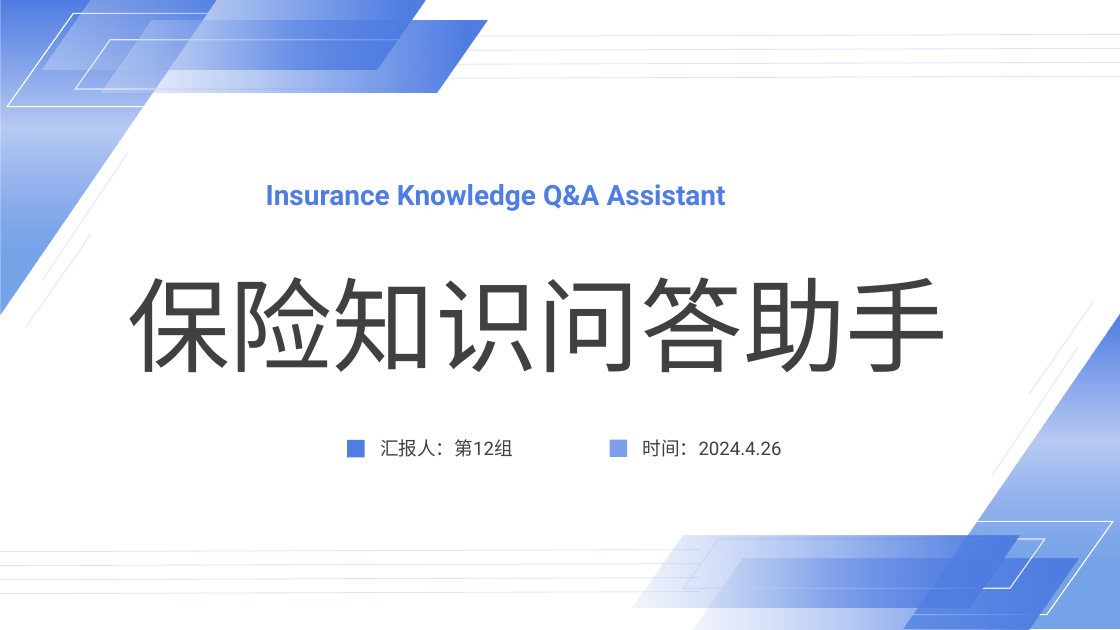
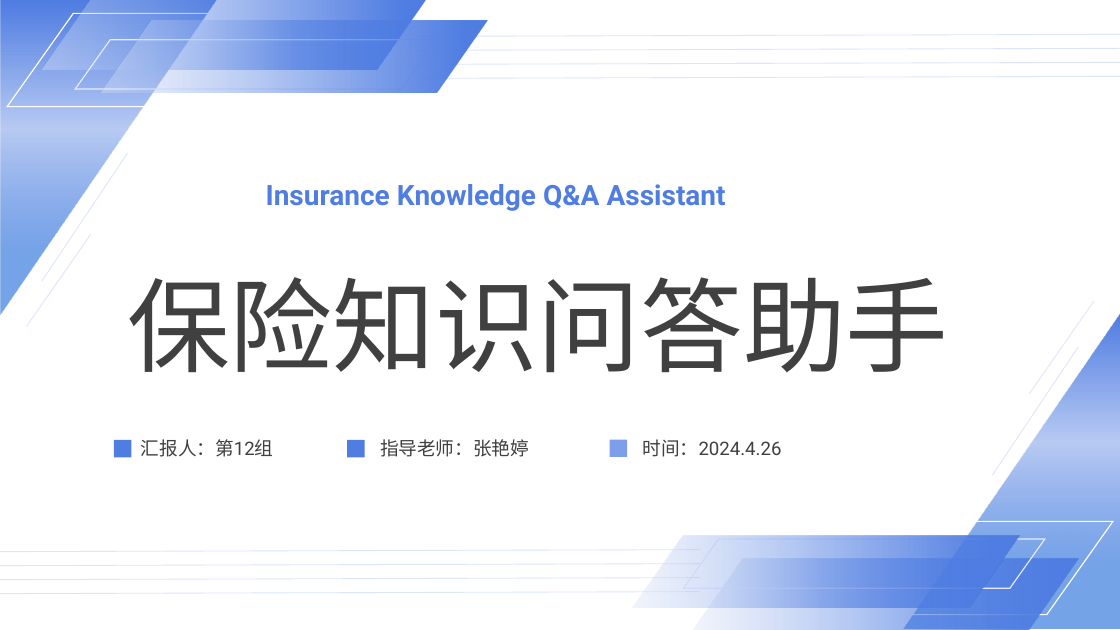
Before and after one commit to meowcao/InsuranceModel, a slide deck: slide 1 of report/汇报.pptx. Drawn at 1120x630 pixels with LibreOffice and Linux fonts; fonts in the diff are those of the drawing. Boxes give left, top, right and bottom in pixels: in the first picture for what was removed or moved away, otherwise in the second. Text is boxed around its words. In the diff, an @@ line names an element or a change of style, - is before the commit and + after.

```diff
--- a/report/汇报.pptx
+++ b/report/汇报.pptx
@@ rectangle added at [114,440,132,458], fill #4F7DE2 @@
@@ text added at [141,439,274,457], 16 pt, text #404040 @@
+汇报人：第12组
@@ text at [380,439,529,457]: text changed @@
-汇报人：第12组
+指导老师：张艳婷
```
Also in this commit, not shown: 1 other file.
